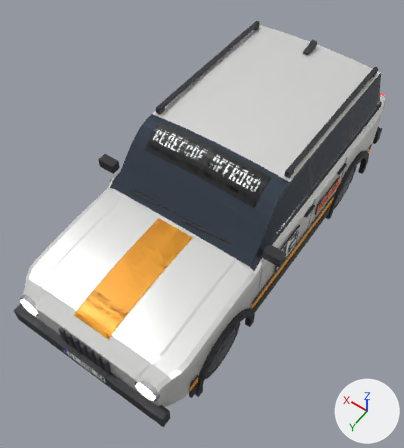
The glTF model assets/cars/dingo/dingo.glb, before and after one commit.
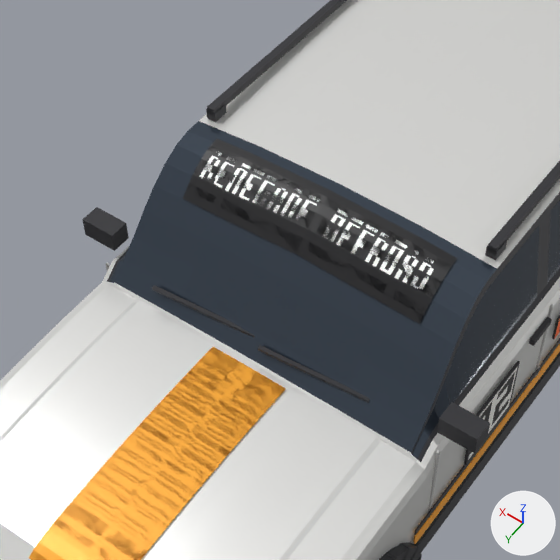
Each version is shown whole from a 50 mm camera at (-2.09, 3.31, 5.31) aimed at (0.02, 0.36, 0.67), then close up on the part from 15% to 79% of the width and 13% to 71% of the height. Every picture has the same lights, and +X, +Y and +Z are marked at lower right. The last two pictures show the newer version. Where no turn or scale is listed for an object, it has been applied to the vertices. Vertices at exactly the same position are counted once.

Names of what the first close-up shows: 'body.016', 'livery.015'.
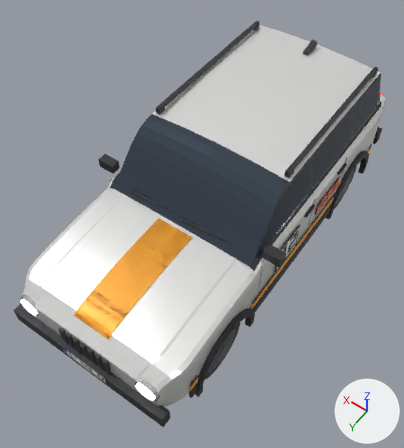
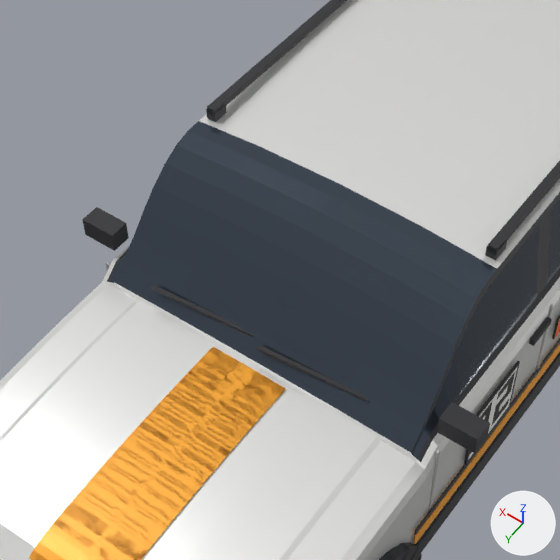
What differs and where, as boxes (x1, y1, x2, y2) in the close-ups (560 x 560 px):
'livery.015', reshaped
    before: (29, 139, 560, 560)
    after: (29, 315, 560, 560)
part 1 of me_livery_021, deleted
    before: (182, 139, 457, 324)

Patch to the scene script:
```diff
--- a/assets/cars/dingo/dingo.glb.py
+++ b/assets/cars/dingo/dingo.glb.py
@@ me_livery_021 @@
 # used by ob_livery_015; location = (0.0, 0.0, 0.0)
-me_livery_021.from_pydata(...)  # 2766 vertices, 5464 faces; spans x -0.92..0.92, y -1.81..2.02, z 0.52..1.68
+me_livery_021.from_pydata(...)  # 2172 vertices, 4280 faces; spans x -0.92..0.92, y -1.81..2.02, z 0.52..1.11
+# me_livery_021 part 1: the loose piece of 594 vertices spanning x -0.63..0.63, y 0.2..0.46, z 1.49..1.68 is deleted
 me_livery_021.materials.append(mat_livery_orange)
@@ me_livery_021 @@
 me_livery_021.materials.append(mat_dingo_sponsor)
-me_livery_021.materials.append(mat_dingo_banner)  # picture img_dingo_banner
```
